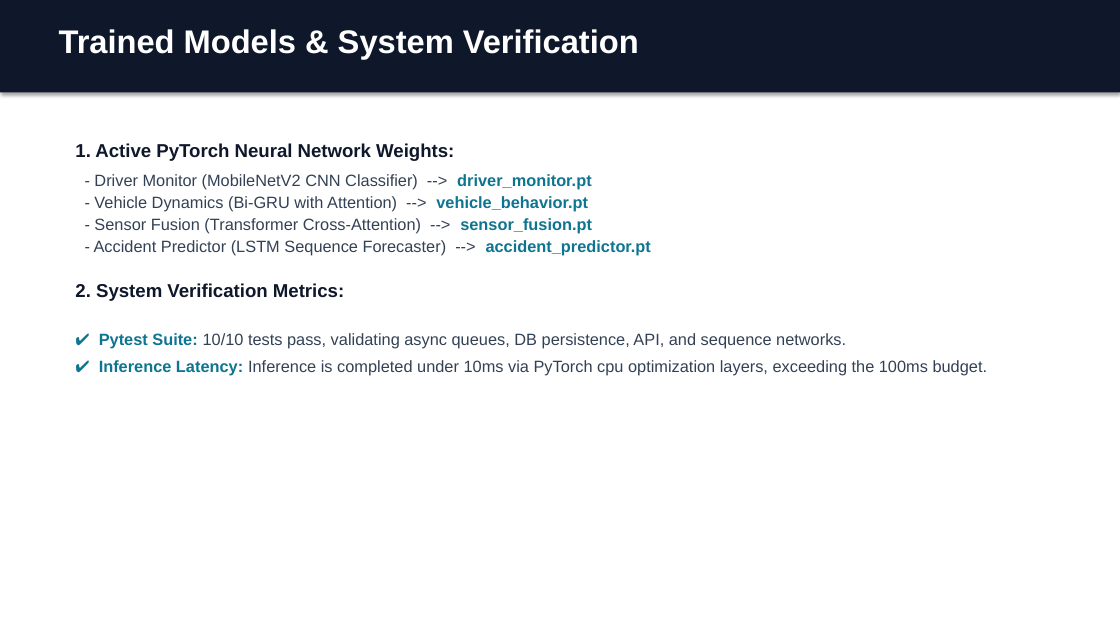
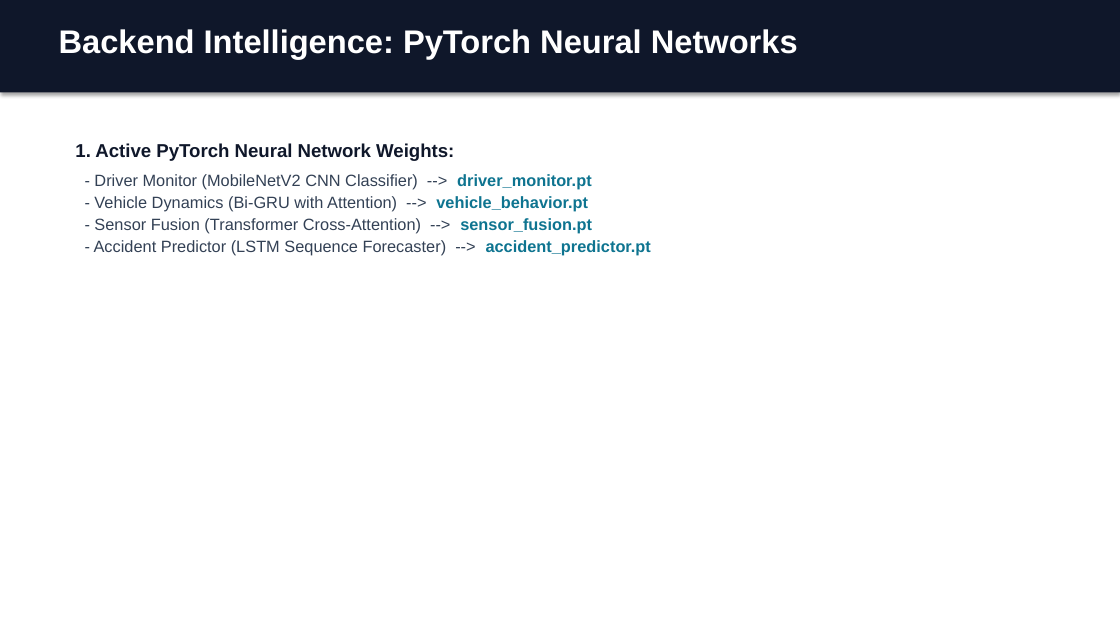
Before and after one commit to jatin1512206/guardian-ai, a slide deck: slide 6 of guardian_ai_presentation.pptx. Drawn at 1120x630 pixels with LibreOffice and Linux fonts; fonts in the diff are those of the drawing. Boxes give left, top, right and bottom in pixels: in the first picture for what was removed or moved away, otherwise in the second. Text is boxed around its words. In the diff, an @@ line names an element or a change of style, - is before the commit and + after.

```diff
--- a/guardian_ai_presentation.pptx
+++ b/guardian_ai_presentation.pptx
@@ text at (59, 29, 798, 59): text changed @@
-Trained Models & System Verification
+Backend Intelligence: PyTorch Neural Networks
@@ text at (75, 283, 988, 376): paragraphs removed @@
-2. System Verification Metrics:
-✔ Pytest Suite: 10/10 tests pass, validating async queues, DB persistence, API, and sequence networks.
-✔ Inference Latency: Inference is completed under 10ms via PyTorch cpu optimization layers, exceeding the 100ms budget.
```
Also in this commit, not shown: 4 other slides changed, 5 slides added, 1 slide removed, 1 other file.
